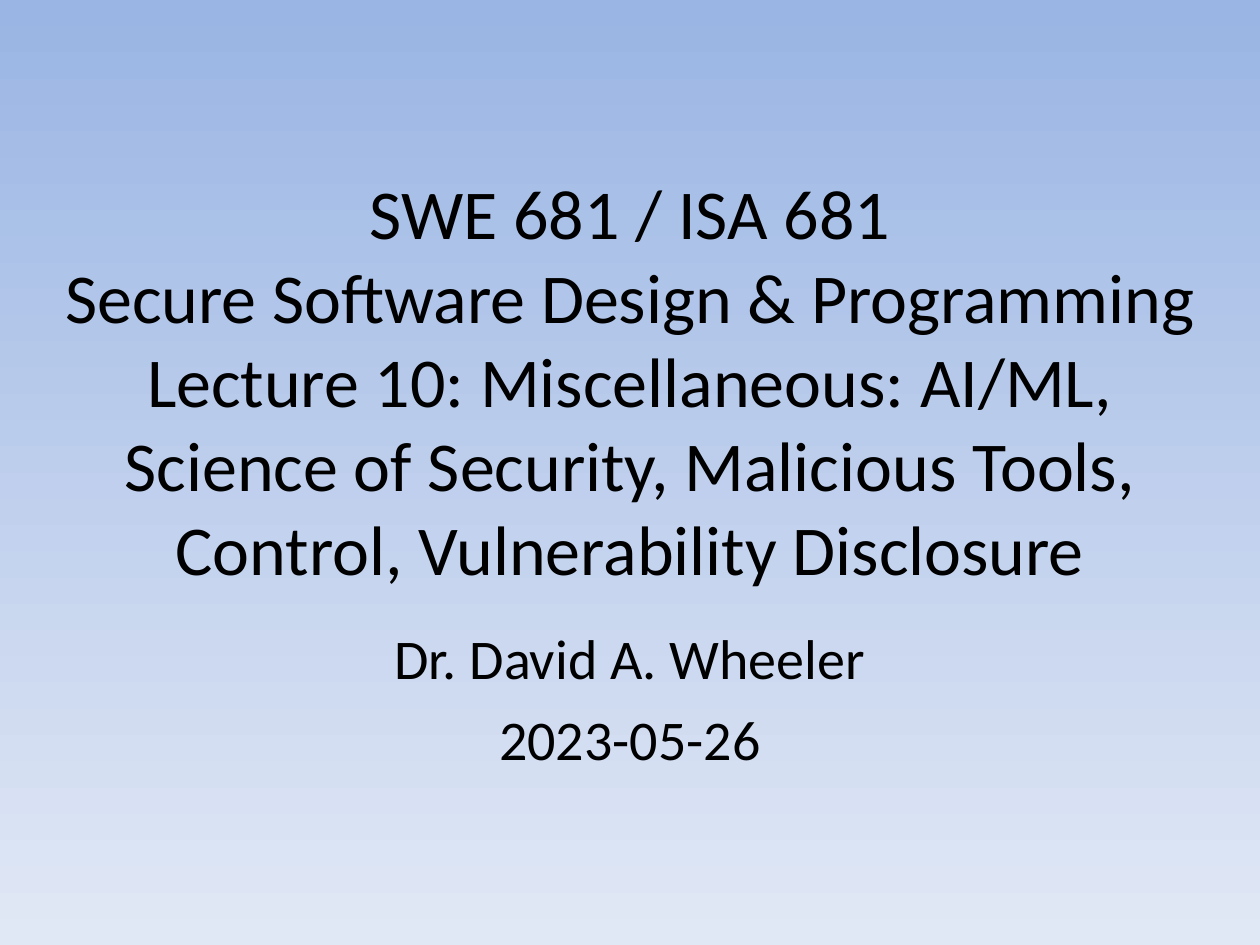
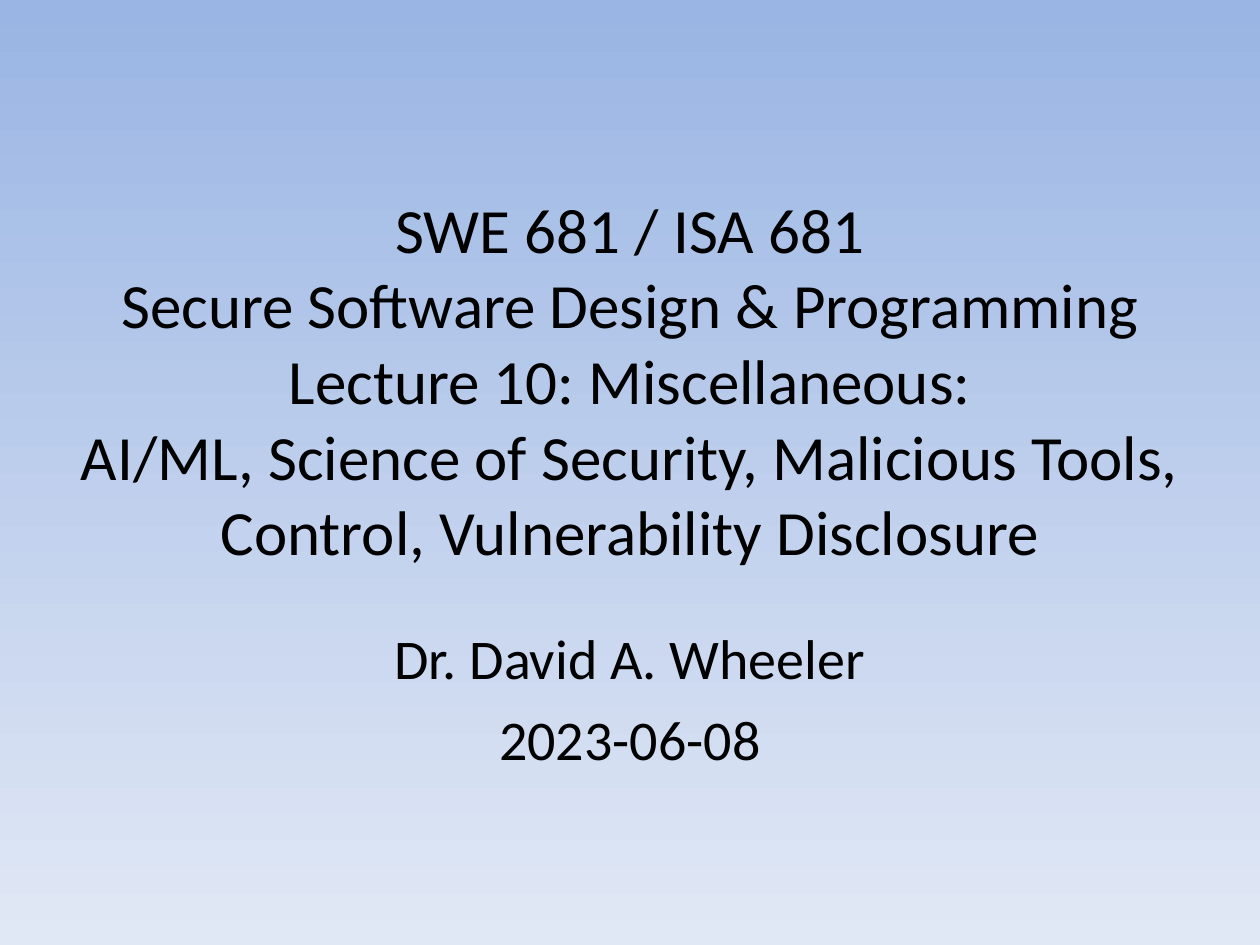
Before and after one commit to david-a-wheeler/david-a-wheeler.github.io, a slide deck: slide 1 of secure-class/presentations/Secure-Software-10-Misc.ppt. Drawn at 1260x945 pixels with LibreOffice and Linux fonts; fonts in the diff are those of the drawing. Boxes give left, top, right and bottom in pixels: in the first picture for what was removed or moved away, otherwise in the second. Text is boxed around its words. In the diff, an @@ line names an element or a change of style, - is before the commit and + after.

```diff
--- a/secure-class/presentations/Secure-Software-10-Misc.ppt
+++ b/secure-class/presentations/Secure-Software-10-Misc.ppt
@@ title "SWE 681 / ISA 681 ..." at [81, 210, 1177, 565]: size 40 to 36 pt @@
@@ subtitle at [499, 721, 760, 761]: text changed @@
-2023-05-26
+2023-06-08
```
Also in this commit, not shown: 1 other slide changed, 2 slides added.
